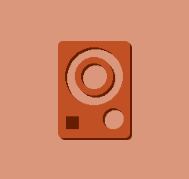
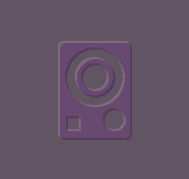
Comparing the layer stacks of the two 189px x 179px images. Changes:
added layer "rhythmbox #4" (30%) above "rhythmbox #5" over [60, 43, 132, 140]
added layer "rhythmbox #5" (30%) above "grape" over [58, 41, 130, 138]
showed "grape" over [0, 0, 189, 179]
hid group "orange" (3 layers) over [0, 0, 189, 179]
